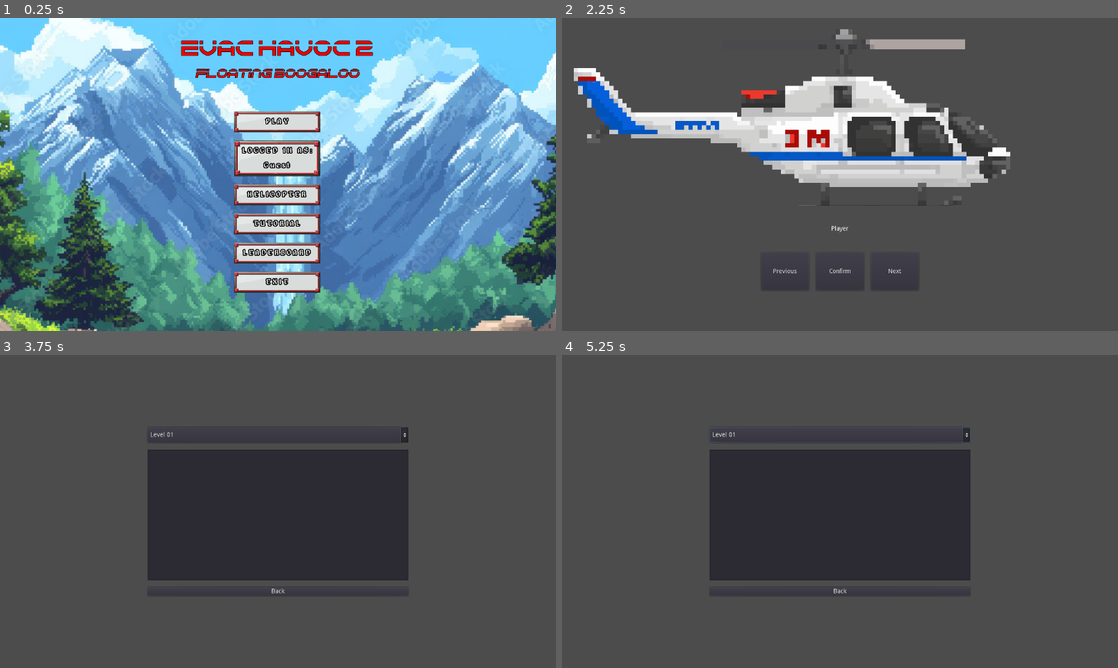
Above: before the commit, frames 1-4 (two rows, left to right).
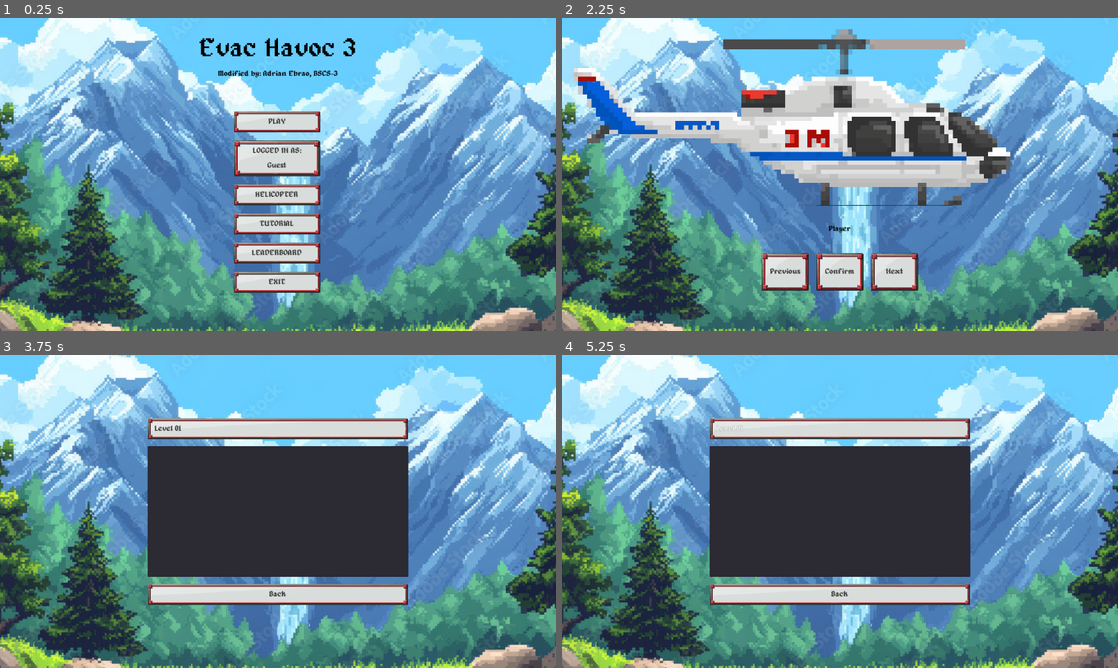
Above: after the commit, the same moments.

Repository: KeroPH/evac-havoc-3
Game: Godot game, scene res://scenes/menu.tscn
The game is run twice, just before and just after one commit, with the same random seed, the same clock (stepped at 60 frames per second) and the same inputs.
Inputs:
- Up to frame 1 (0.25 s): no input
- Up to frame 2 (2.25 s): click "LOGGED IN AS: Guest" at 0.5 s; click "Back" at 1.25 s; click "HELICOPTER" at 2 s
- Up to frame 3 (3.75 s): click "Confirm" at 2.75 s; click "LEADERBOARD" at 3.5 s
- Up to frame 4 (5.25 s): click "Level 01" at 4.25 s; click "Level 01" at 5 s

The runs differ from the first frame. In frame 1, 37% of the frame differs, in the area x 0-100%, y 0-100%; in frame 2, 81%; in frame 3, 80%; in frame 4, 80%.

Commit message:
Add UI theme resource with custom styles and fonts
- Created a new theme resource file `ui_theme.tres`.
- Added a dynamic font using `alagard.ttf` with specified size and outline.
- Included button textures and defined style boxes for normal, hover, and pressed states.
- Set default font and color properties for buttons and labels.

Diff:
--- /dev/null
+++ b/assets/themes/ui_theme.tres
@@ -0,0 +1,36 @@
+[gd_resource type="Theme" load_steps=6 format=2]
+
+[ext_resource path="res://assets/alagard.ttf" type="DynamicFontData" id=1]
+[ext_resource path="res://assets/button.png" type="Texture" id=2]
+
+[sub_resource type="StyleBoxTexture" id=3]
+texture = ExtResource( 2 )
+region_rect = Rect2( 0, 0, 64, 64 )
+margin_left = 16.0
+margin_right = 16.0
+margin_top = 16.0
+margin_bottom = 16.0
+modulate_color = Color( 0.737255, 0.737255, 0.737255, 1 )
+
+[sub_resource type="StyleBoxTexture" id=2]
+texture = ExtResource( 2 )
+region_rect = Rect2( 0, 0, 64, 64 )
+margin_left = 16.0
+margin_right = 16.0
+margin_top = 16.0
+margin_bottom = 16.0
+
+[sub_resource type="DynamicFont" id=1]
+size = 17
+outline_size = 1
+outline_color = Color( 0, 0, 0, 0.129412 )
+use_mipmaps = true
+font_data = ExtResource( 1 )
+
+[resource]
+default_font = SubResource( 1 )
+Button/colors/font_color = Color( 0.188235, 0.188235, 0.188235, 1 )
+Button/styles/hover = SubResource( 3 )
+Button/styles/normal = SubResource( 2 )
+Button/styles/pressed = SubResource( 2 )
+Label/colors/font_color = Color( 0, 0, 0, 1 )
--- a/project.godot
+++ b/project.godot
@@ -49,6 +49,11 @@
 window/dpi/allow_hidpi=true
 window/stretch/mode="viewport"
 
+[gui]
+
+theme/custom="res://assets/themes/ui_theme.tres"
+theme/custom_font="res://assets/Pixellari.ttf"
+
 [input]
 
 move_up={
--- a/scenes/dialog.tscn
+++ b/scenes/dialog.tscn
@@ -1,7 +1,6 @@
-[gd_scene load_steps=3 format=2]
+[gd_scene load_steps=2 format=2]
 
 [ext_resource path="res://scripts/dialog.gd" type="Script" id=1]
-[ext_resource path="res://assets/fonts/dialog_font.tres" type="DynamicFont" id=2]
 
 [node name="dialog" type="Control"]
 anchor_left = 0.2
@@ -10,35 +9,12 @@
 anchor_bottom = 0.9
 script = ExtResource( 1 )
 
-[node name="bg_outer" type="ColorRect" parent="."]
-anchor_right = 1.0
-anchor_bottom = 1.0
-color = Color( 0, 0, 0, 1 )
-__meta__ = {
-"_edit_use_anchors_": false
-}
-
-[node name="bg_inner" type="ColorRect" parent="bg_outer"]
-anchor_left = 0.02
-anchor_top = 0.05
-anchor_right = 0.98
-anchor_bottom = 0.95
-color = Color( 0.862745, 0.32549, 0, 1 )
-__meta__ = {
-"_edit_use_anchors_": false
-}
-
 [node name="label" type="Label" parent="."]
 anchor_left = 0.1
 anchor_top = 0.1
 anchor_right = 0.9
 anchor_bottom = 0.9
-custom_colors/font_color = Color( 0.184314, 0.184314, 0.184314, 1 )
-custom_fonts/font = ExtResource( 2 )
 text = "Dialogue goes here"
 align = 1
 valign = 1
 autowrap = true
-__meta__ = {
-"_edit_use_anchors_": false
-}
--- a/scenes/helicopter_select.tscn
+++ b/scenes/helicopter_select.tscn
@@ -1,11 +1,19 @@
-[gd_scene load_steps=2 format=2]
+[gd_scene load_steps=3 format=2]
 
 [ext_resource path="res://scripts/helicopter_select.gd" type="Script" id=1]
+[ext_resource path="res://assets/sprites/1000_F_1166938451_MSjcV27HHRcfVlONik4B8CsjfNGWXELB.jpg" type="Texture" id=2]
 
 [node name="helicopter_select" type="Control"]
 anchor_right = 1.0
 anchor_bottom = 1.0
 script = ExtResource( 1 )
+
+[node name="bg_mtns" type="Sprite" parent="."]
+position = Vector2( -117, -237 )
+scale = Vector2( 1.57252, 1.57252 )
+texture = ExtResource( 2 )
+centered = false
+offset = Vector2( -14, 120 )
 
 [node name="preview" type="ViewportContainer" parent="."]
 anchor_right = 1.0
--- a/scenes/leaderboard.tscn
+++ b/scenes/leaderboard.tscn
@@ -1,11 +1,20 @@
-[gd_scene load_steps=2 format=2]
+[gd_scene load_steps=3 format=2]
 
 [ext_resource path="res://scripts/leaderboard.gd" type="Script" id=1]
+[ext_resource path="res://assets/sprites/1000_F_1166938451_MSjcV27HHRcfVlONik4B8CsjfNGWXELB.jpg" type="Texture" id=2]
 
 [node name="leaderboard" type="Control"]
 anchor_right = 1.0
 anchor_bottom = 1.0
+rect_pivot_offset = Vector2( 372, 165 )
 script = ExtResource( 1 )
+
+[node name="bg_mtns2" type="Sprite" parent="."]
+position = Vector2( -117, -237 )
+scale = Vector2( 1.57252, 1.57252 )
+texture = ExtResource( 2 )
+centered = false
+offset = Vector2( -14, 120 )
 
 [node name="center" type="CenterContainer" parent="."]
 anchor_right = 1.0
@@ -13,16 +22,24 @@
 
 [node name="vbox" type="VBoxContainer" parent="center"]
 margin_left = 340.0
-margin_top = 140.0
+margin_top = 145.0
 margin_right = 940.0
-margin_bottom = 580.0
+margin_bottom = 575.0
 custom_constants/separation = 16
 
 [node name="levels" type="OptionButton" parent="center/vbox"]
+margin_right = 600.0
+margin_bottom = 49.0
 rect_min_size = Vector2( 300, 36 )
 
 [node name="list" type="ItemList" parent="center/vbox"]
+margin_top = 65.0
+margin_right = 600.0
+margin_bottom = 365.0
 rect_min_size = Vector2( 600, 300 )
 
 [node name="back_btn" type="Button" parent="center/vbox"]
+margin_top = 381.0
+margin_right = 600.0
+margin_bottom = 430.0
 text = "Back"
--- a/scenes/level_select.tscn
+++ b/scenes/level_select.tscn
@@ -1,11 +1,19 @@
-[gd_scene load_steps=2 format=2]
+[gd_scene load_steps=3 format=2]
 
 [ext_resource path="res://scripts/level_select.gd" type="Script" id=1]
+[ext_resource path="res://assets/sprites/1000_F_1166938451_MSjcV27HHRcfVlONik4B8CsjfNGWXELB.jpg" type="Texture" id=2]
 
 [node name="level_select" type="Control"]
 anchor_right = 1.0
 anchor_bottom = 1.0
 script = ExtResource( 1 )
+
+[node name="bg_mtns" type="Sprite" parent="."]
+position = Vector2( -117, -237 )
+scale = Vector2( 1.57252, 1.57252 )
+texture = ExtResource( 2 )
+centered = false
+offset = Vector2( -14, 120 )
 
 [node name="vbox" type="VBoxContainer" parent="."]
 anchor_right = 1.0
@@ -13,37 +21,44 @@
 custom_constants/separation = 12
 
 [node name="title" type="Label" parent="vbox"]
-anchor_right = 1.0
-margin_left = 16.0
-margin_top = 8.0
-margin_right = -16.0
-margin_bottom = 40.0
+margin_right = 1280.0
+margin_bottom = 17.0
 text = "Select Level"
 align = 1
 valign = 1
 
 [node name="scroll" type="ScrollContainer" parent="vbox"]
-anchor_right = 1.0
-anchor_bottom = 1.0
+margin_top = 29.0
+margin_right = 1280.0
+margin_bottom = 659.0
 size_flags_vertical = 3
 scroll_horizontal_enabled = false
 
-[node name="grid" type="GridContainer" parent="vbox/scroll"]
-margin_left = 16.0
-margin_top = 8.0
-margin_right = 1264.0
-margin_bottom = 616.0
+[node name="center" type="CenterContainer" parent="vbox/scroll"]
+margin_right = 1280.0
+margin_bottom = 630.0
+size_flags_horizontal = 3
+size_flags_vertical = 3
+
+[node name="grid" type="GridContainer" parent="vbox/scroll/center"]
+margin_left = 640.0
+margin_top = 315.0
+margin_right = 640.0
+margin_bottom = 315.0
+size_flags_horizontal = 0
+custom_constants/vseparation = 12
+custom_constants/hseparation = 12
 columns = 3
-custom_constants/hseparation = 12
-custom_constants/vseparation = 12
 
 [node name="bottom" type="HBoxContainer" parent="vbox"]
-anchor_right = 1.0
-margin_left = 16.0
-margin_right = -16.0
-margin_bottom = 16.0
+margin_top = 671.0
+margin_right = 1280.0
+margin_bottom = 720.0
 custom_constants/separation = 12
 alignment = 1
 
 [node name="back_btn" type="Button" parent="vbox/bottom"]
+margin_left = 604.0
+margin_right = 675.0
+margin_bottom = 49.0
 text = "Back"
--- a/scenes/level_template.tscn
+++ b/scenes/level_template.tscn
@@ -7,7 +7,6 @@
 [ext_resource path="res://assets/sfx/applause.wav" type="AudioStream" id=5]
 [ext_resource path="res://assets/sprites/mountains01.svg" type="Texture" id=6]
 [ext_resource path="res://assets/sprites/helipad.svg" type="Texture" id=7]
-[ext_resource path="res://assets/fonts/dialog_font.tres" type="DynamicFont" id=8]
 [ext_resource path="res://assets/sprites/clouds.svg" type="Texture" id=9]
 
 [sub_resource type="RectangleShape2D" id=1]
@@ -81,8 +80,6 @@
 margin_top = 40.0
 margin_right = 310.0
 margin_bottom = 54.0
-custom_colors/font_color = Color( 0, 0, 0, 1 )
-custom_fonts/font = ExtResource( 8 )
 text = "X people left"
 __meta__ = {
 "_edit_use_anchors_": false
--- a/scenes/login.tscn
+++ b/scenes/login.tscn
@@ -1,15 +1,7 @@
-[gd_scene load_steps=5 format=2]
+[gd_scene load_steps=3 format=2]
 
 [ext_resource path="res://scripts/login.gd" type="Script" id=1]
-[ext_resource path="res://assets/button.png" type="Texture" id=2]
 [ext_resource path="res://assets/sprites/1000_F_1166938451_MSjcV27HHRcfVlONik4B8CsjfNGWXELB.jpg" type="Texture" id=3]
-
-[sub_resource type="StyleBoxTexture" id=4]
-texture = ExtResource( 2 )
-margin_left = 16.0
-margin_right = 16.0
-margin_top = 16.0
-margin_bottom = 16.0
 
 [node name="login" type="Control"]
 anchor_right = 1.0
@@ -17,7 +9,7 @@
 script = ExtResource( 1 )
 
 [node name="bg_mtns" type="Sprite" parent="."]
-position = Vector2( -126, -219 )
+position = Vector2( -117, -237 )
 scale = Vector2( 1.57252, 1.57252 )
 texture = ExtResource( 3 )
 centered = false
@@ -29,32 +21,30 @@
 
 [node name="vbox" type="VBoxContainer" parent="center"]
 margin_left = 490.0
-margin_top = 271.0
+margin_top = 266.0
 margin_right = 790.0
-margin_bottom = 449.0
+margin_bottom = 453.0
 custom_constants/separation = 12
 
 [node name="label" type="Label" parent="center/vbox"]
 margin_right = 300.0
-margin_bottom = 14.0
+margin_bottom = 17.0
 text = "Player name"
 
 [node name="name_edit" type="LineEdit" parent="center/vbox"]
-margin_top = 26.0
+margin_top = 29.0
 margin_right = 300.0
-margin_bottom = 62.0
+margin_bottom = 65.0
 rect_min_size = Vector2( 300, 36 )
 
 [node name="save_btn" type="Button" parent="center/vbox"]
-margin_top = 74.0
+margin_top = 77.0
 margin_right = 300.0
-margin_bottom = 120.0
-custom_styles/normal = SubResource( 4 )
+margin_bottom = 126.0
 text = "Save"
 
 [node name="back_btn" type="Button" parent="center/vbox"]
-margin_top = 132.0
+margin_top = 138.0
 margin_right = 300.0
-margin_bottom = 178.0
-custom_styles/normal = SubResource( 4 )
+margin_bottom = 187.0
 text = "Back"
--- a/scenes/menu.tscn
+++ b/scenes/menu.tscn
@@ -1,48 +1,15 @@
-[gd_scene load_steps=13 format=2]
+[gd_scene load_steps=6 format=2]
 
 [ext_resource path="res://scripts/menu.gd" type="Script" id=1]
-[ext_resource path="res://assets/fonts/SpeedeasySpeedy.ttf" type="DynamicFontData" id=2]
-[ext_resource path="res://assets/fonts/Speedeasy.ttf" type="DynamicFontData" id=3]
 [ext_resource path="res://assets/sprites/1000_F_1166938451_MSjcV27HHRcfVlONik4B8CsjfNGWXELB.jpg" type="Texture" id=4]
-[ext_resource path="res://assets/alagard.ttf" type="DynamicFontData" id=5]
-[ext_resource path="res://assets/button.png" type="Texture" id=9]
 [ext_resource path="res://scripts/menu_bg_helis.gd" type="Script" id=10]
 
-[sub_resource type="DynamicFont" id=1]
-size = 45
-outline_size = 1
-outline_color = Color( 0, 0, 0, 1 )
-font_data = ExtResource( 3 )
+[sub_resource type="DynamicFontData" id=1]
+font_path = "res://assets/alagard.ttf"
 
 [sub_resource type="DynamicFont" id=2]
-size = 26
-outline_size = 1
-outline_color = Color( 0, 0, 0, 1 )
-font_data = ExtResource( 2 )
-
-[sub_resource type="DynamicFont" id=3]
-size = 17
-outline_size = 2
-outline_color = Color( 0, 0, 0, 1 )
-extra_spacing_char = 4
-font_data = ExtResource( 5 )
-
-[sub_resource type="StyleBoxTexture" id=5]
-texture = ExtResource( 9 )
-region_rect = Rect2( 0, 0, 64, 64 )
-margin_left = 16.0
-margin_right = 16.0
-margin_top = 16.0
-margin_bottom = 16.0
-modulate_color = Color( 0.737255, 0.737255, 0.737255, 1 )
-
-[sub_resource type="StyleBoxTexture" id=4]
-texture = ExtResource( 9 )
-region_rect = Rect2( 0, 0, 64, 64 )
-margin_left = 16.0
-margin_right = 16.0
-margin_top = 16.0
-margin_bottom = 16.0
+size = 60
+font_data = SubResource( 1 )
 
 [node name="menu" type="Control"]
 anchor_right = 1.0
@@ -57,7 +24,7 @@
 color = Color( 0, 0.843137, 0.929412, 1 )
 
 [node name="bg_mtns" type="Sprite" parent="."]
-position = Vector2( -126, -219 )
+position = Vector2( -117, -237 )
 scale = Vector2( 1.57252, 1.57252 )
 texture = ExtResource( 4 )
 centered = false
@@ -71,22 +38,16 @@
 anchor_top = 0.05
 anchor_right = 1.0
 anchor_bottom = 0.15
-custom_colors/font_color = Color( 0.933333, 0, 0, 1 )
-custom_fonts/font = SubResource( 1 )
-text = "Evac Havoc 2"
+custom_fonts/font = SubResource( 2 )
+text = "Evac Havoc 3"
 align = 1
 valign = 1
-__meta__ = {
-"_edit_use_anchors_": false
-}
 
 [node name="subtitle" type="Label" parent="."]
 anchor_top = 0.16
 anchor_right = 1.0
 anchor_bottom = 0.2
-custom_colors/font_color = Color( 0.933333, 0, 0, 1 )
-custom_fonts/font = SubResource( 2 )
-text = "Floating Boogaloo"
+text = "Modified by: Adrian Ebrao, BSCS-3"
 align = 1
 valign = 1
 
@@ -103,20 +64,12 @@
 margin_top = 132.0
 margin_right = 200.0
 margin_bottom = 181.0
-custom_colors/font_color = Color( 1, 1, 1, 1 )
-custom_fonts/font = SubResource( 3 )
-custom_styles/hover = SubResource( 5 )
-custom_styles/normal = SubResource( 4 )
 text = "PLAY"
 
 [node name="login" type="Button" parent="vbox"]
 margin_top = 199.0
 margin_right = 200.0
 margin_bottom = 282.0
-custom_colors/font_color = Color( 1, 1, 1, 1 )
-custom_fonts/font = SubResource( 3 )
-custom_styles/hover = SubResource( 5 )
-custom_styles/normal = SubResource( 4 )
 text = "LOGGED IN AS:
 
 CARENDERIAS"
@@ -125,40 +78,24 @@
 margin_top = 300.0
 margin_right = 200.0
 margin_bottom = 349.0
-custom_colors/font_color = Color( 1, 1, 1, 1 )
-custom_fonts/font = SubResource( 3 )
-custom_styles/hover = SubResource( 5 )
-custom_styles/normal = SubResource( 4 )
 text = "HELICOPTER"
 
 [node name="tutorial" type="Button" parent="vbox"]
 margin_top = 367.0
 margin_right = 200.0
 margin_bottom = 416.0
-custom_colors/font_color = Color( 1, 1, 1, 1 )
-custom_fonts/font = SubResource( 3 )
-custom_styles/hover = SubResource( 5 )
-custom_styles/normal = SubResource( 4 )
 text = "TUTORIAL"
 
 [node name="leaderboard" type="Button" parent="vbox"]
 margin_top = 434.0
 margin_right = 200.0
 margin_bottom = 483.0
-custom_colors/font_color = Color( 1, 1, 1, 1 )
-custom_fonts/font = SubResource( 3 )
-custom_styles/hover = SubResource( 5 )
-custom_styles/normal = SubResource( 4 )
 text = "LEADERBOARD"
 
 [node name="exit" type="Button" parent="vbox"]
 margin_top = 501.0
 margin_right = 200.0
 margin_bottom = 550.0
-custom_colors/font_color = Color( 1, 1, 1, 1 )
-custom_fonts/font = SubResource( 3 )
-custom_styles/hover = SubResource( 5 )
-custom_styles/normal = SubResource( 4 )
 text = "EXIT"
 
 [connection signal="button_up" from="vbox/play" to="." method="_on_start_btn_up"]
--- a/scenes/pause_popup.tscn
+++ b/scenes/pause_popup.tscn
@@ -1,7 +1,6 @@
-[gd_scene load_steps=3 format=2]
+[gd_scene load_steps=2 format=2]
 
 [ext_resource path="res://scripts/pause_popup.gd" type="Script" id=1]
-[ext_resource path="res://assets/fonts/dialog_font.tres" type="DynamicFont" id=2]
 
 [node name="popup" type="PopupPanel"]
 margin_right = 160.0
@@ -30,14 +29,12 @@
 margin_top = 14.0
 margin_right = 152.0
 margin_bottom = 30.0
-custom_fonts/font = ExtResource( 2 )
 text = "RESUME GAME"
 
 [node name="quit_btn" type="Button" parent="vbox"]
 margin_top = 42.0
 margin_right = 152.0
 margin_bottom = 58.0
-custom_fonts/font = ExtResource( 2 )
 text = "QUIT GAME"
 __meta__ = {
 "_edit_use_anchors_": false
--- a/scripts/level_select.gd
+++ b/scripts/level_select.gd
@@ -1,6 +1,6 @@
 extends Control
 
-onready var grid = $vbox/scroll/grid
+onready var grid = null
 onready var back_btn = $vbox/bottom/back_btn
 
 const MENU_SCENE := "res://scenes/menu.tscn"
@@ -14,6 +14,14 @@
 		print("[level-select] ", msg)
 
 func _ready():
+	# Resolve grid path (supports both with/without CenterContainer)
+	if has_node("vbox/scroll/center/grid"):
+		grid = $vbox/scroll/center/grid
+	elif has_node("vbox/scroll/grid"):
+		grid = $vbox/scroll/grid
+	else:
+		push_error("level_select.gd: grid node not found under scroll")
+		return
 	# Apply column count
 	grid.columns = columns
 	_populate()
@@ -34,7 +42,7 @@
 		var btn = Button.new()
 		btn.text = _pretty_name_from_path(p)
 		btn.rect_min_size = Vector2(200, 80)
-		btn.size_flags_horizontal = Control.SIZE_EXPAND_FILL
+		btn.size_flags_horizontal = 0 # don't expand horizontally; allow centering in grid
 		btn.connect("button_up", self, "_on_level_btn", [p])
 		grid.add_child(btn)
 
Binary file added: assets/Pixellari.ttf
Not shown: 1 places in scenes/level_template.tscn that only renumber resources
